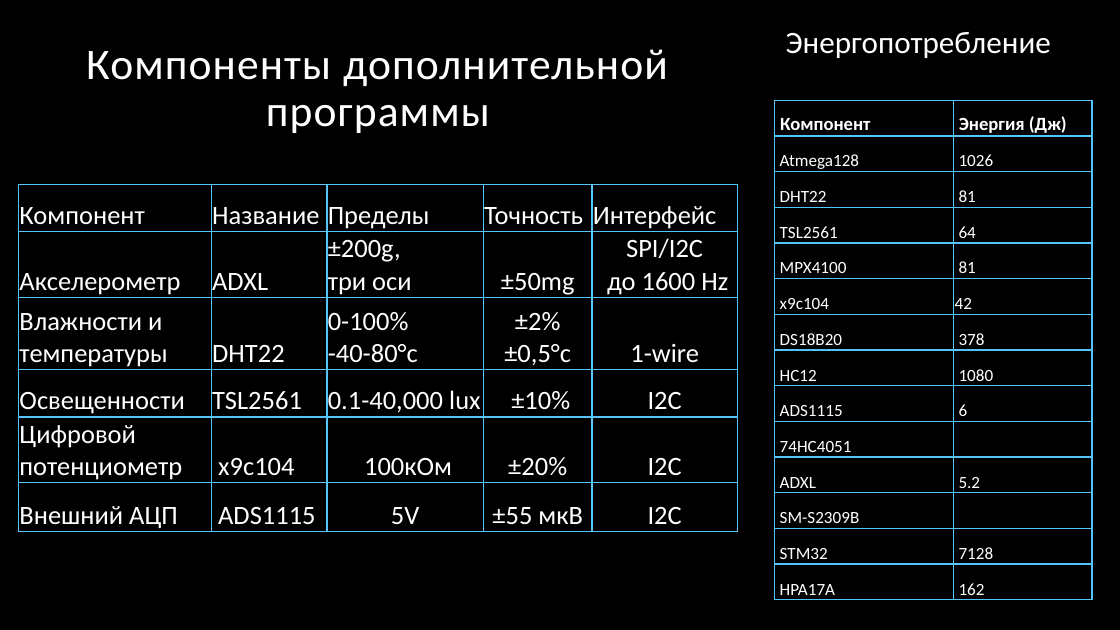
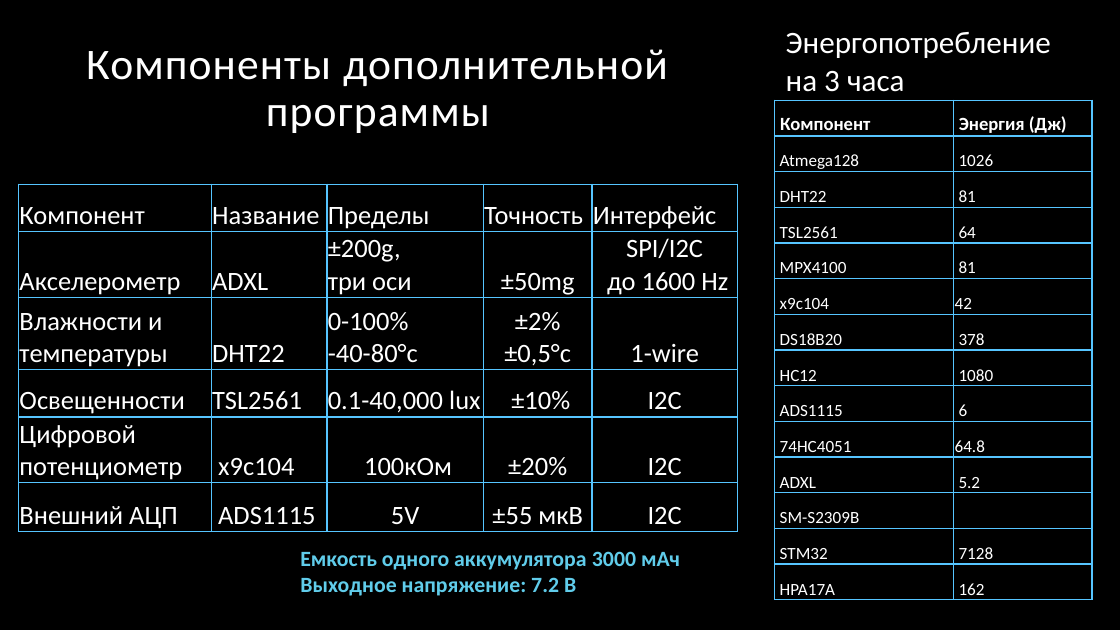
Before and after one commit to granum-space/cansat-2016, a slide deck: slide 14 of documents/Granum_winter-session.pptx (slide 15 before the commit). Drawn at 1120x630 pixels with LibreOffice and Linux fonts; fonts in the diff are those of the drawing; background and template pictures are left out. Boxes give left, top, right and bottom in pixels: in the first picture for what was removed or moved away, otherwise in the second. Text is boxed around its words. In the diff, an @@ line names an element or a change of style, - is before the commit and + after.

```diff
--- a/documents/Granum_winter-session.pptx
+++ b/documents/Granum_winter-session.pptx
@@ text at (786,70,905,92): paragraph added @@
+на 3 часа
@@ table at (775,101,1093,604) @@
-row 10, column 2: 
+row 10, column 2: 64.8
@@ text added at (300,551,680,596), 14 pt, text #60CCEA, bold @@
+Емкость одного аккумулятора 3000 мАч
+Выходное напряжение: 7.2 В
```
Also in this commit, not shown: 3 other slides changed, 4 slides added, 4 slides removed.
